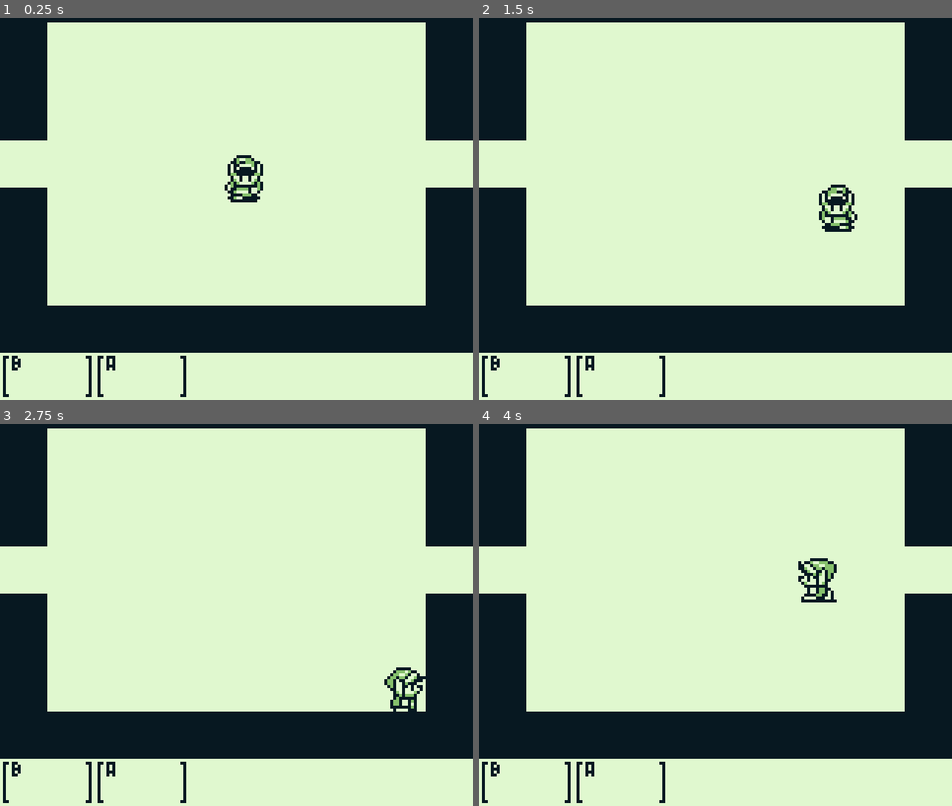
Above: before the commit, frames 1-4 (two rows, left to right).
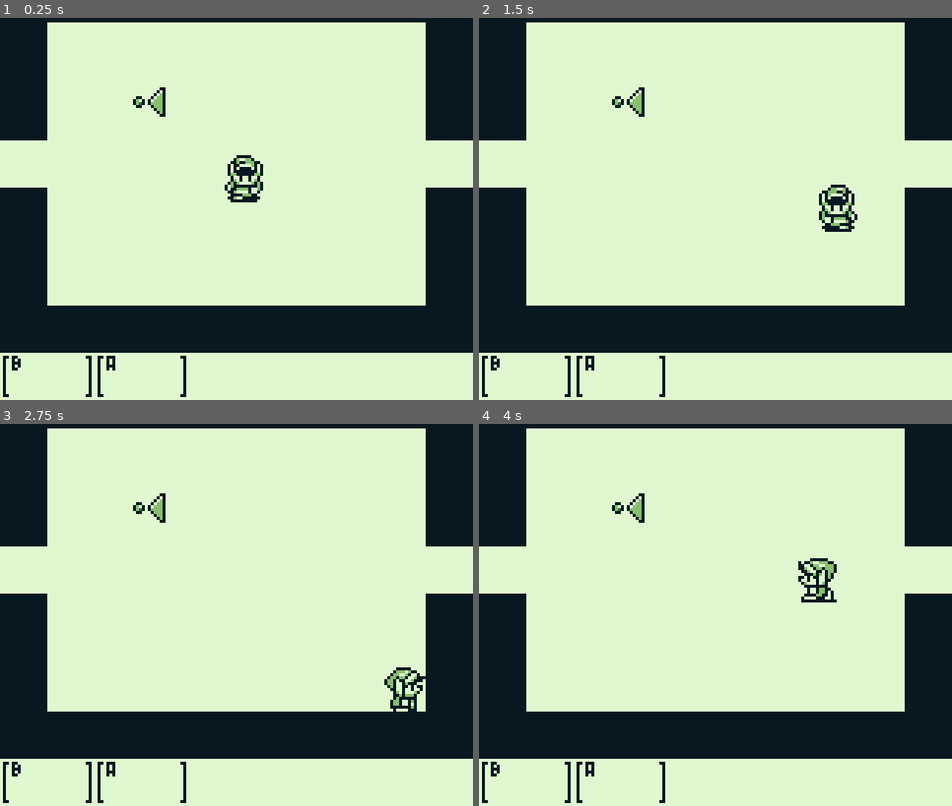
Above: after the commit, the same moments.

Repository: jcarvajal288/boi-prototype
Game: Godot game, scene res://main.tscn
Same seed, same stepped clock (60 frames per second), same inputs: the game is played once before the commit and once after it.
Inputs:
- Up to frame 1 (0.25 s): no input
- Up to frame 2 (1.5 s): tap Enter at 0.5 s; hold Right (ui_right) 0.53-1.28 s; hold Down (ui_down) from 1.28 s (still down)
- Up to frame 3 (2.75 s): release Down (ui_down) at 2.03 s; hold Right (ui_right) from 2.03 s (still down)
- Up to frame 4 (4 s): release Right (ui_right) at 2.78 s; hold Up (ui_up) 2.78-3.53 s; hold Left (ui_left) from 3.53 s (still down)

The runs differ from the first frame. In frame 1, 0.2% of the frame differs, in the area x 28-35%, y 18-26%; in frame 2, 0.2%; in frame 3, 0.2%; in frame 4, 0.2%.

Commit message:
Add single shot power up to level

Diff:
--- /dev/null
+++ b/Items/FacingShotSingle/FacingShotSingle.tscn
@@ -0,0 +1,16 @@
+[gd_scene format=3 uid="uid://d1kewo6i1uod2"]
+
+[ext_resource type="Texture2D" uid="uid://bwdvmx536ew5w" path="res://Items/FacingShotSingle/_art/facing_shot_single.png" id="1_ccnuv"]
+[ext_resource type="Script" uid="uid://jx7vc4r2t551" path="res://Items/FacingShotSingle/facing_shot_single.gd" id="2_c42j0"]
+
+[sub_resource type="CircleShape2D" id="CircleShape2D_fuhmt"]
+radius = 8.0
+
+[node name="FacingShotSingle" type="Sprite2D" unique_id=105658205]
+texture = ExtResource("1_ccnuv")
+script = ExtResource("2_c42j0")
+
+[node name="Area2D" type="Area2D" parent="." unique_id=441986044]
+
+[node name="CollisionShape2D" type="CollisionShape2D" parent="Area2D" unique_id=1332765476]
+shape = SubResource("CircleShape2D_fuhmt")
--- /dev/null
+++ b/Items/FacingShotSingle/facing_shot_single.gd
@@ -0,0 +1,11 @@
+extends Sprite2D
+
+
+func _ready() -> void:
+	$Area2D.body_entered.connect(on_body_entered)
+
+
+func on_body_entered(body: Node2D) -> void:
+	if body is Player:
+		print("Single Shot Facing picked up")
+		queue_free()
--- a/main.tscn
+++ b/main.tscn
@@ -5,6 +5,7 @@
 [ext_resource type="PackedScene" uid="uid://65tk5i07jjv4" path="res://Level/RoomTransitions.tscn" id="3_1bvp3"]
 [ext_resource type="PackedScene" uid="uid://cwlkffg5o1ley" path="res://Actors/Player/Player.tscn" id="3_h2yge"]
 [ext_resource type="PackedScene" uid="uid://ckof1uoftd7d5" path="res://UI/StatusBar/StatusBar.tscn" id="5_lquwl"]
+[ext_resource type="PackedScene" uid="uid://d1kewo6i1uod2" path="res://Items/FacingShotSingle/FacingShotSingle.tscn" id="6_7mycd"]
 
 [node name="Main" type="Node2D" unique_id=258344990]
 script = ExtResource("1_0xm2m")
@@ -20,3 +21,6 @@
 position = Vector2(83, 69)
 
 [node name="StatusBar" parent="." unique_id=1756467584 instance=ExtResource("5_lquwl")]
+
+[node name="FacingShotSingle" parent="." unique_id=105658205 instance=ExtResource("6_7mycd")]
+position = Vector2(51, 43)
Binary file added: Items/FacingShotSingle/_art/facing_shot_single.png
Not shown, added: Items/FacingShotSingle/_art/facing_shot_single.png.import
Not shown, added: Items/FacingShotSingle/facing_shot_single.gd.uid
Not shown, changed: tasks.txt
